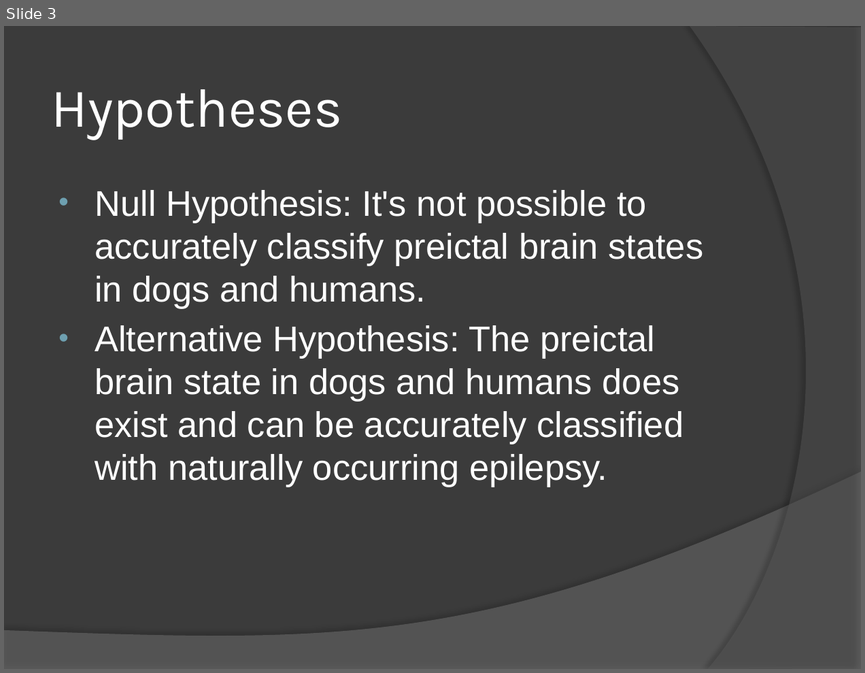
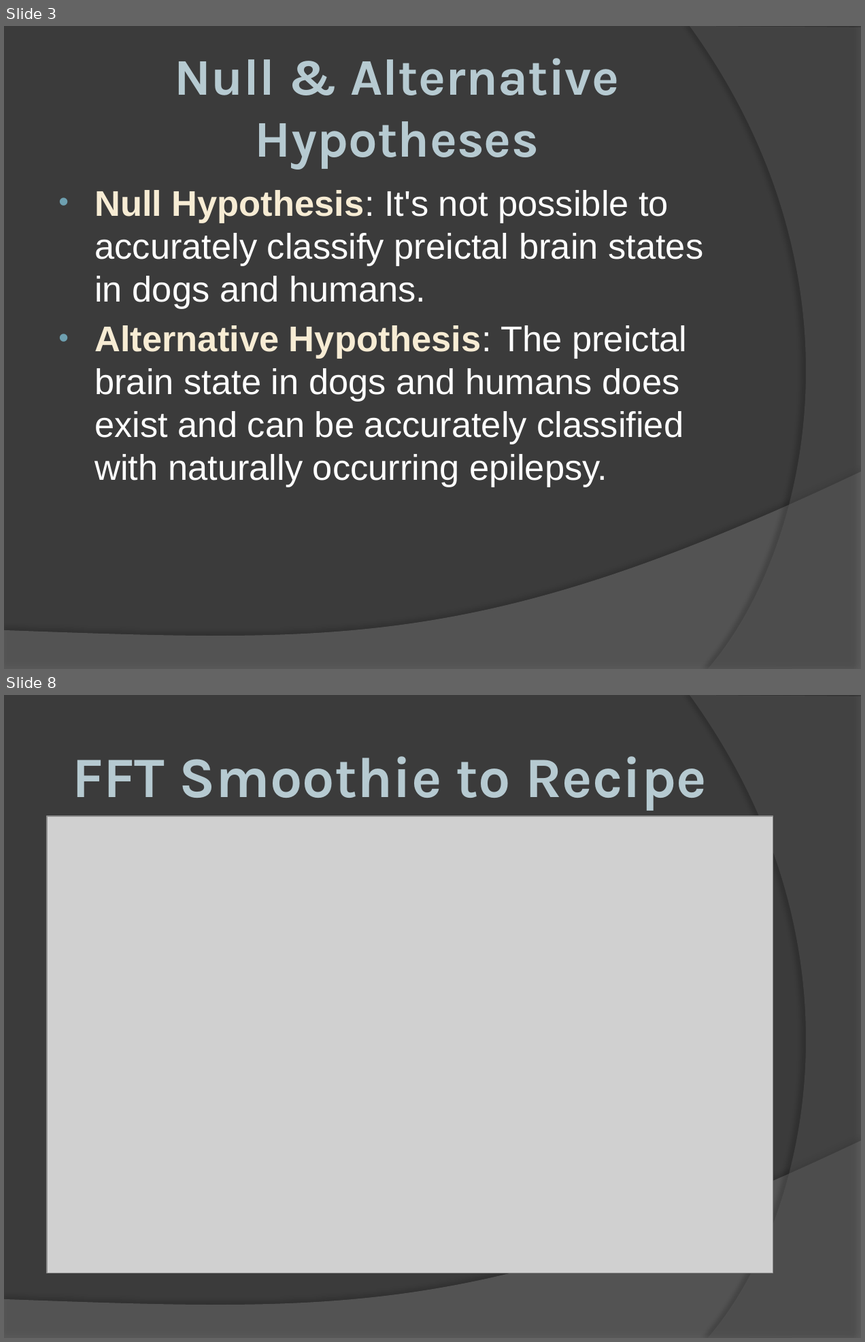
Before and after one commit to edeo/landsat_looker, a slide deck: chad/project/EpilepsyProject.pptx. Shown one above the other, each under a label of ours: slide 3 before the commit, slides 3 and 8 after it; the slides between them are not shown. The pictures are 865x673 and 865x1342 pixels, drawn with LibreOffice and Linux fonts; fonts in the diff are those of the drawing; grey boxes stand for pictures. Boxes give left, top, right and bottom in pixels: in the first picture for what was removed or moved away, otherwise in the second. Text is boxed around its words. In the diff, an @@ line names an element or a change of style, - is before the commit and + after.

```diff
--- a/chad/project/EpilepsyProject.pptx
+++ b/chad/project/EpilepsyProject.pptx
@@ slide 8 added at bbox=[4, 695, 861, 1338], background #3B3B3B; not listed: 2 template elements that a slide beside it also shows @@
@@ title added at bbox=[72, 756, 706, 811], 48 pt, text gradient #89DEFF to #517682, bold @@
+FFT Smoothie to Recipe
@@ picture added at bbox=[47, 816, 772, 1272] @@
@@ slide 3 changed as well @@
@@ title at bbox=[175, 58, 619, 169]: text changed; size 46 to 43.2 pt; text colour #FFFFFF to gradient #89DEFF to #517682; bold on @@
-Hypotheses
+Null & Alternative Hypotheses
@@ text "Null Hypothesis: It's not possible ..." at bbox=[94, 190, 703, 487]: text colour #FFFFFF to gradient #FCF9F2 to #F7EDD4 to #F0D37C, letter outline none to #C7AA00 1.93 pt, bold on in "Null Hypothesis:", "Alternative Hypothesis:" @@
```
Also in this commit, not shown: 9 other slides changed, 6 other slides added, 3 slides removed, 1 other file.
